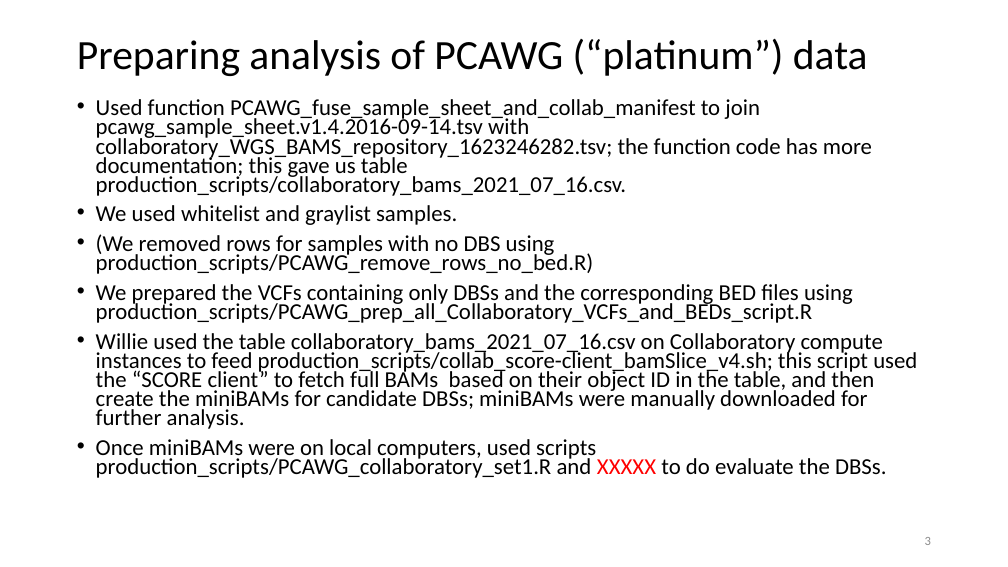
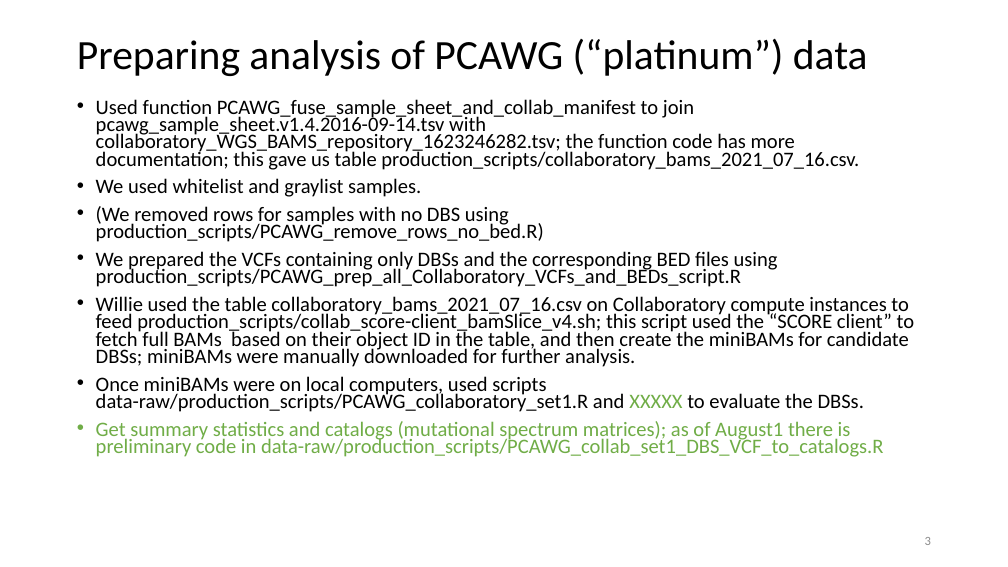
Before and after one commit to steverozen/DBSverify, a slide deck: slide 3 of data-raw/DBSverify.overview.pptx. Drawn at 1008x567 pixels with LibreOffice and Linux fonts; fonts in the diff are those of the drawing. Boxes give left, top, right and bottom in pixels: in the first picture for what was removed or moved away, otherwise in the second. Text is boxed around its words. In the diff, an @@ line names an element or a change of style, - is before the commit and + after.

Commit message:
Updated powerpoint documentation

```diff
--- a/data-raw/DBSverify.overview.pptx
+++ b/data-raw/DBSverify.overview.pptx
@@ text at (x1=96, y1=99, x2=915, y2=367): size 21.7 to 19.6 pt in "Used function PCAWG_fuse_sample_sheet_and_collab_manifest to ...", "We used whitelist and graylist samples.", "(We removed rows for samples with no ...", "We prepared the VCFs containing only DBSs ..." and 1 more places @@
@@ text at (x1=96, y1=376, x2=884, y2=457): text changed; size 21.7 to 19.6 pt; text colour #000000 to #70AD47 @@
-• Once miniBAMs were on local computers, used scripts production_scripts/PCAWG_collaboratory_set1.R and XXXXX to do evaluate the DBSs.
+• Once miniBAMs were on local computers, used scripts data-raw/production_scripts/PCAWG_collaboratory_set1.R and XXXXX to evaluate the DBSs.
+• Get summary statistics and catalogs (mutational spectrum matrices); as of August1 there is preliminary code in data-raw/production_scripts/PCAWG_collab_set1_DBS_VCF_to_catalogs.R
```
Also in this commit, not shown: 3 other slides changed.
